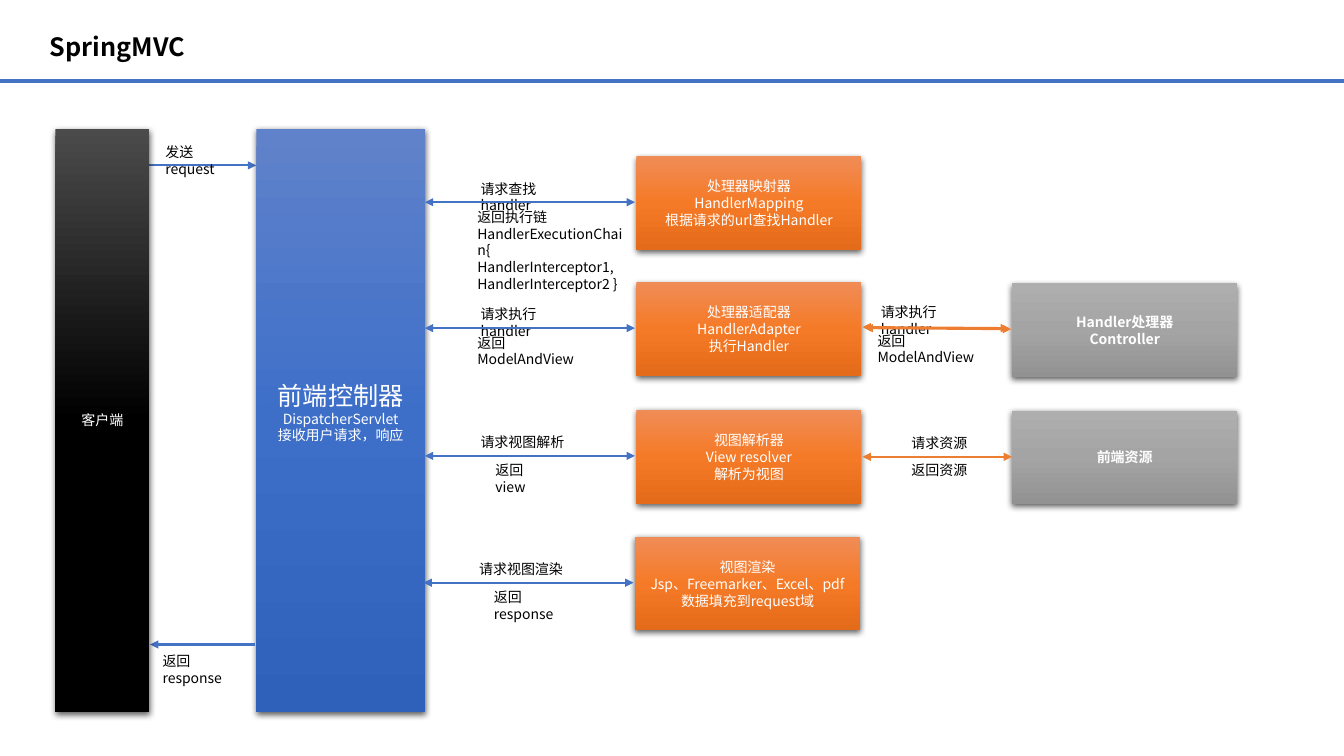
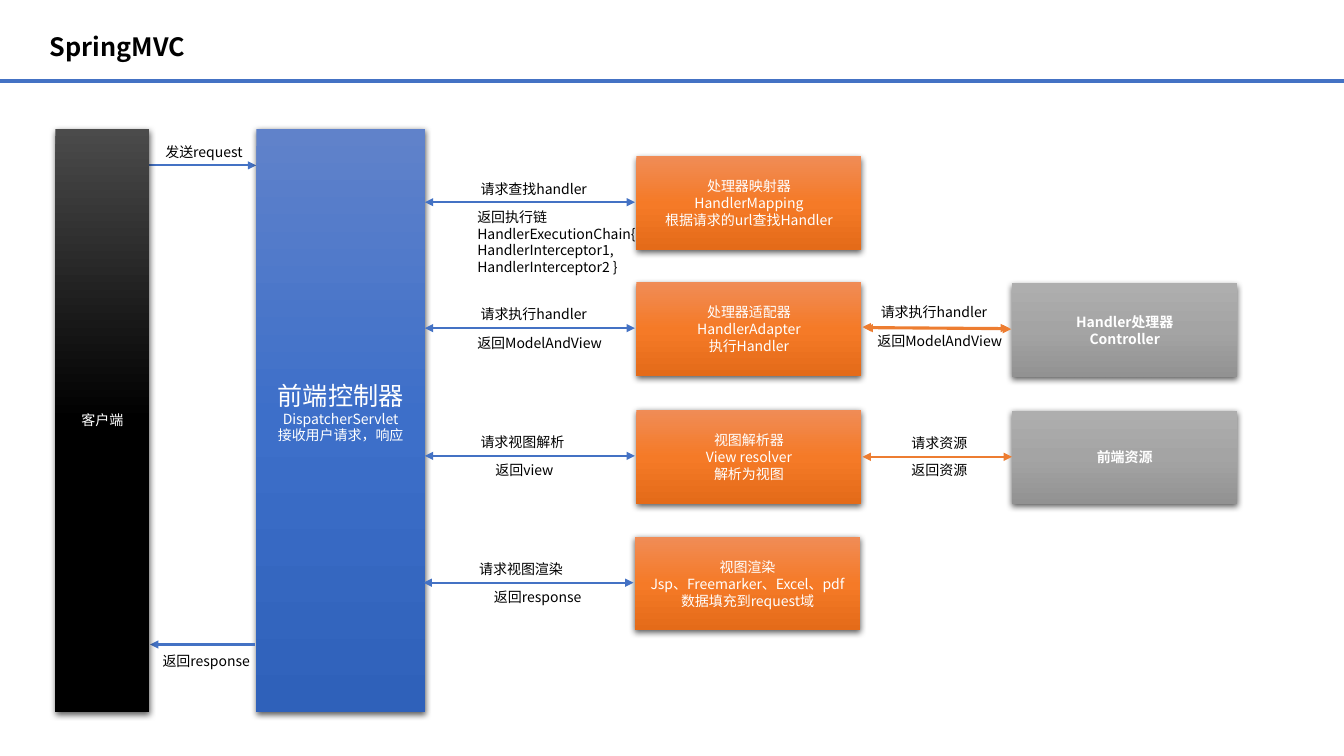
Before and after one commit to kunlingou/lifealien, a slide deck: slide 2 of 常用框架逻辑图.pptx. Drawn at 1344x756 pixels with LibreOffice and Linux fonts; fonts in the diff are those of the drawing. Boxes give left, top, right and bottom in pixels: in the first picture for what was removed or moved away, otherwise in the second. Text is boxed around its words. In the diff, an @@ line names an element or a change of style, - is before the commit and + after.

```diff
--- a/常用框架逻辑图.pptx
+++ b/常用框架逻辑图.pptx
@@ text "发送request" rewrapped from [165, 145, 214, 177] to [165, 145, 242, 161] @@
@@ text "请求查找handler" rewrapped from [481, 182, 537, 215] to [481, 182, 587, 195] @@
@@ text "返回执行链" rewrapped from [477, 208, 613, 293] to [477, 210, 635, 276] @@
@@ text "请求执行handler" rewrapped from [881, 305, 937, 338] to [881, 305, 987, 318] @@
@@ text "请求执行handler" rewrapped from [481, 307, 537, 340] to [481, 307, 587, 320] @@
@@ text "返回ModelAndView" rewrapped from [878, 332, 975, 362] to [877, 334, 1002, 347] @@
@@ text "返回ModelAndView" rewrapped from [477, 334, 574, 364] to [477, 336, 602, 349] @@
@@ text "返回view" rewrapped from [495, 463, 525, 492] to [495, 463, 553, 476] @@
@@ text "返回response" rewrapped from [494, 590, 553, 623] to [494, 590, 581, 606] @@
@@ text "返回response" rewrapped from [163, 654, 222, 686] to [163, 654, 250, 670] @@
```
Also in this commit, not shown: 1 other file.
